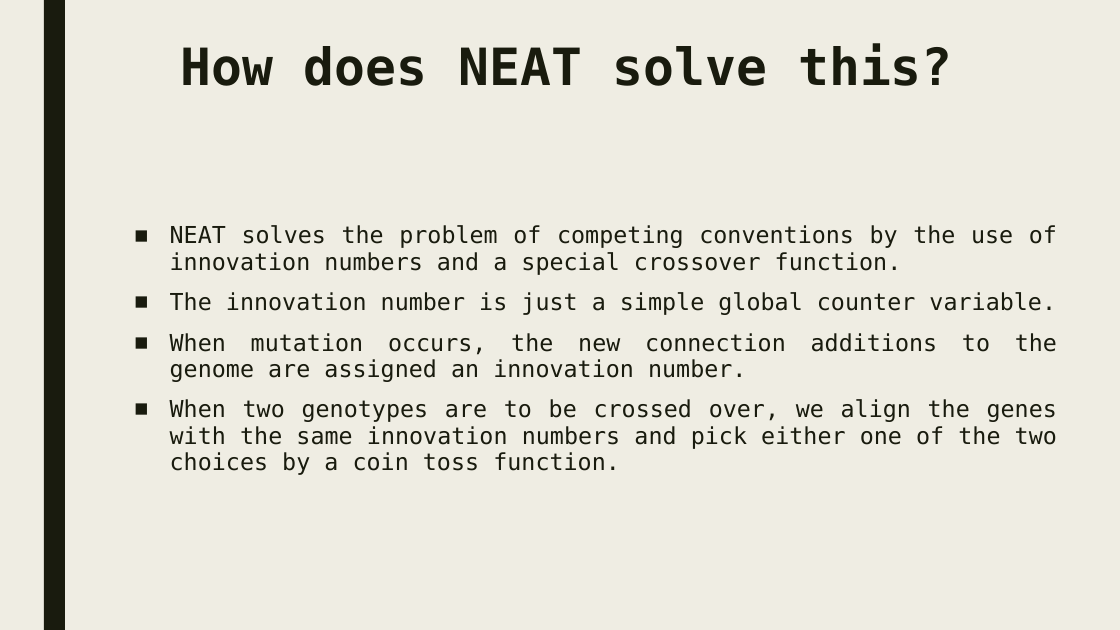
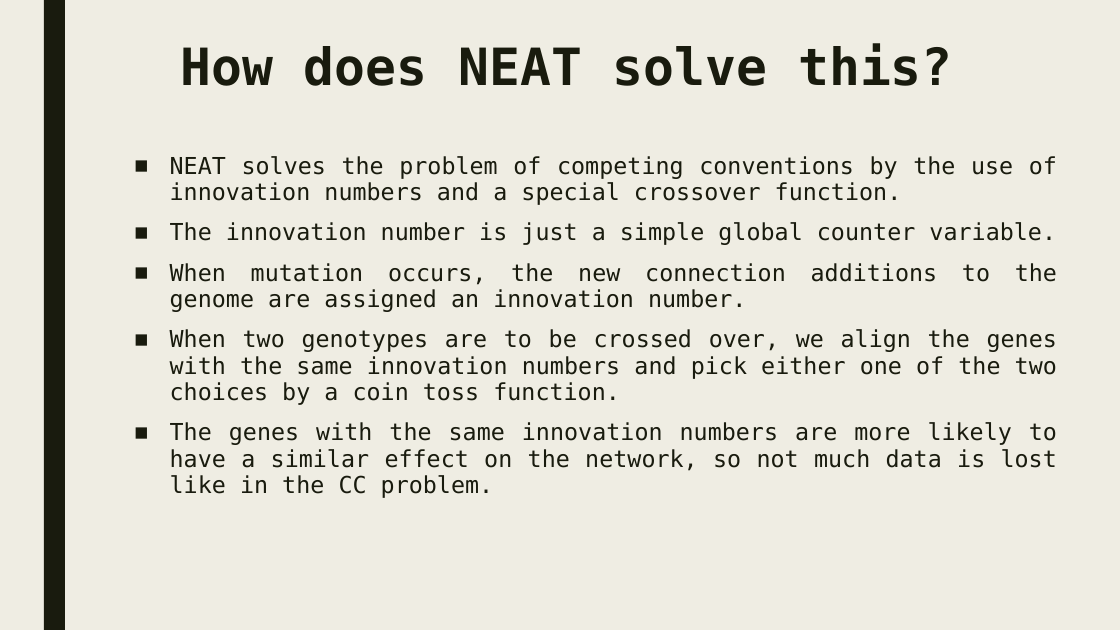
Before and after one commit to bokonist/drone-x, a slide deck: slide 23 of Drone-X-presentation2.pptx. Drawn at 1120x630 pixels with LibreOffice and Linux fonts; fonts in the diff are those of the drawing. Boxes give left, top, right and bottom in pixels: in the first picture for what was removed or moved away, otherwise in the second. Text is boxed around its words. In the diff, an @@ line names an element or a change of style, - is before the commit and + after.

Commit message:
update presentation

```diff
--- a/Drone-X-presentation2.pptx
+++ b/Drone-X-presentation2.pptx
@@ text "NEAT solves the problem of ...": place and size @@
-text "NEAT solves the problem of ..." at [170,225,1057,475]
+text "NEAT solves the problem of ..." at [170,156,1057,498]
@@ text at [170,422,1057,498]: paragraph added @@
+■ The genes with the same innovation numbers are more likely to have a similar effect on the network, so not much data is lost like in the CC problem.
```
Also in this commit, not shown: 2 slides added.
